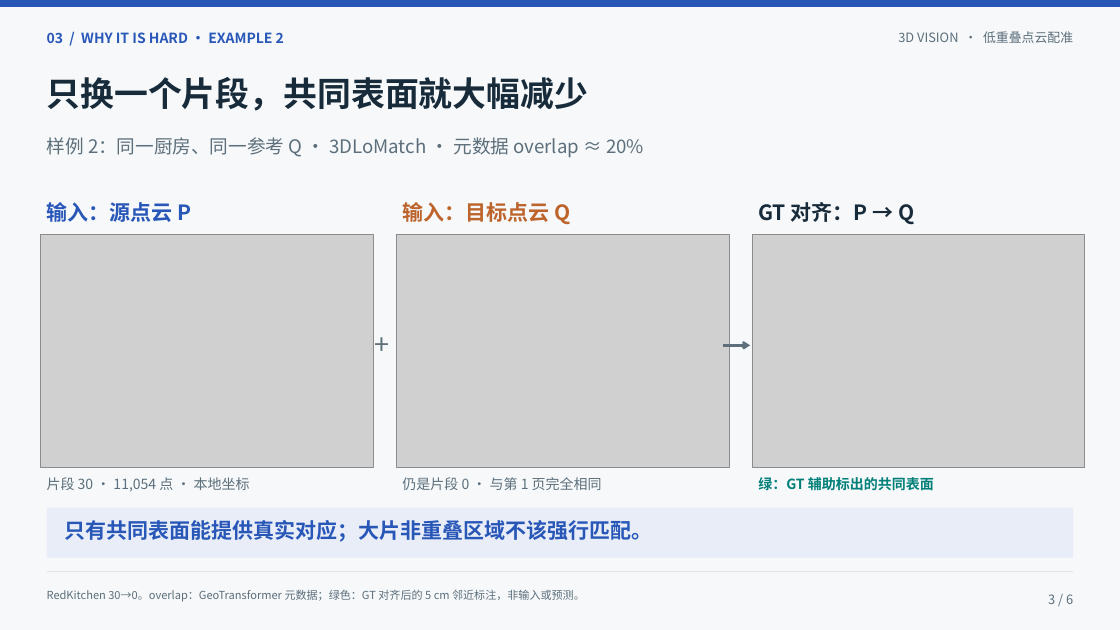
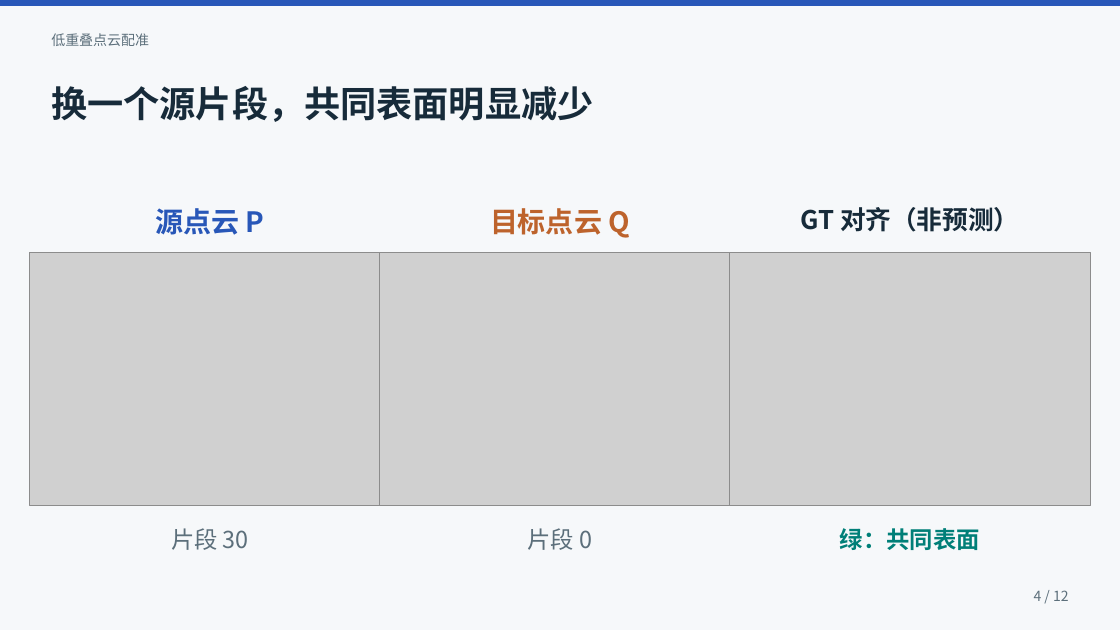
Before and after one commit to forrestjhliu/point-cloud-registration, a slide deck: slide 4 of proposals/low_overlap_registration_proposal.pptx (slide 3 before the commit). Drawn at 1120x630 pixels with LibreOffice and Linux fonts; fonts in the diff are those of the drawing; grey boxes stand for pictures. Boxes give left, top, right and bottom in pixels: in the first picture for what was removed or moved away, otherwise in the second. Text is boxed around its words. In the diff, an @@ line names an element or a change of style, - is before the commit and + after.

Commit message:
slides: version2

```diff
--- a/proposals/low_overlap_registration_proposal.pptx
+++ b/proposals/low_overlap_registration_proposal.pptx
@@ text removed at (47, 32, 284, 43) @@
-03 / WHY IT IS HARD · EXAMPLE 2
@@ text at (51, 33, 149, 46): text changed; size 11 to 12 pt @@
-3D VISION · 低重叠点云配准
+低重叠点云配准
@@ text at (51, 86, 593, 122): text changed; size 29 to 31 pt @@
-只换一个片段，共同表面就大幅减少
+换一个源片段，共同表面明显减少
@@ text removed at (47, 137, 644, 158) @@
-样例 2：同一厨房、同一参考 Q · 3DLoMatch · 元数据 overlap ≈ 20%
@@ text at (155, 208, 265, 235): text changed; size 18 to 24 pt @@
-输入：源点云 P
+源点云 P
@@ text at (490, 208, 630, 238): text changed; size 18 to 24 pt @@
-输入：目标点云 Q
+目标点云 Q
@@ text at (801, 207, 1019, 232): text changed; size 18 to 22 pt @@
-GT 对齐：P → Q
+GT 对齐（非预测）
@@ picture: place and size @@
-picture at (41, 235, 374, 468)
+picture at (29, 252, 392, 505)
@@ picture: place and size @@
-picture at (397, 235, 729, 468)
+picture at (379, 252, 741, 505)
@@ picture: place and size @@
-picture at (753, 235, 1086, 468)
+picture at (729, 252, 1091, 505)
@@ text removed at (365, 328, 398, 363) @@
-+
@@ arrow removed from (723, 345) to (750, 345) @@
@@ rectangle removed at (47, 507, 1074, 558) @@
@@ text removed at (64, 520, 652, 542) @@
-只有共同表面能提供真实对应；大片非重叠区域不该强行匹配。
@@ text at (171, 528, 249, 550): text changed; size 12 to 20 pt @@
-片段 30 · 11,054 点 · 本地坐标
+片段 30
@@ text at (527, 528, 592, 550): text changed; size 12 to 20 pt @@
-仍是片段 0 · 与第 1 页完全相同
+片段 0
@@ text at (840, 528, 980, 550): text changed; size 12 to 20 pt @@
-绿：GT 辅助标出的共同表面
+绿：共同表面
@@ line removed from (47, 572) to (1074, 572) @@
@@ text removed at (47, 590, 585, 602) @@
-RedKitchen 30→0。overlap：GeoTransformer 元数据；绿色：GT 对齐后的 5 cm 邻近标注，非输入或预测。
@@ text added at (1034, 590, 1069, 601), 12 pt, text #5C6F7B @@
+4 / 12
@@ text removed at (1048, 594, 1073, 604) @@
-3 / 6
```
Also in this commit, not shown: 1 other slide changed, 10 slides added, 4 slides removed, 52 other files.
